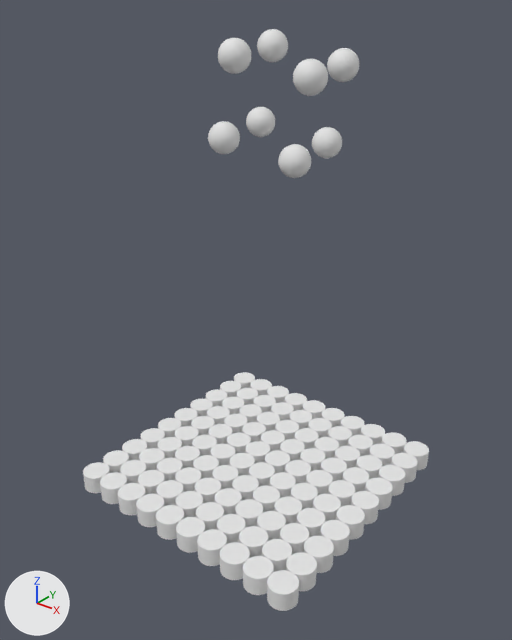
The Blender file blender_sim/main.blend: old version first, new version second.
The view is the same before and after, from a 50 mm lens placed at (0.1868, -0.1347, 0.1754), pointed at (0.0472, 0.0399, 0.0672). The axes (+X, +Y, +Z) are drawn at lower left. The lights are the same throughout.
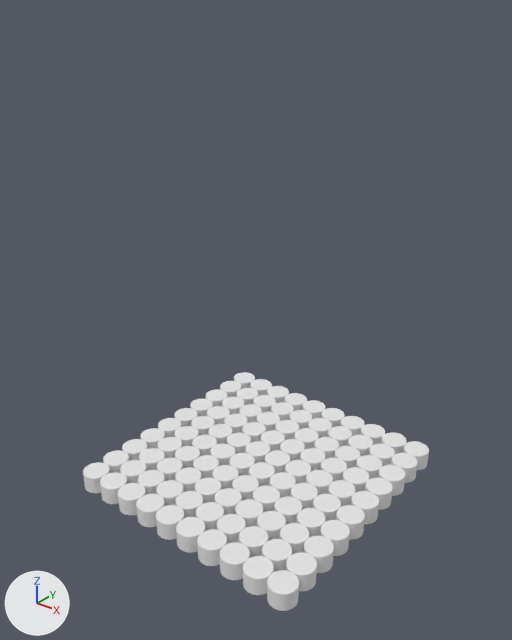
Boxes (x1, y1, x2, y2) around the edits, measured in the pictures (512 x 640 px):
'sphere_4', deleted: before (293, 59, 328, 96)
'sphere_7', deleted: before (218, 38, 251, 74)
'sphere_5', deleted: before (278, 144, 311, 178)
'sphere_0', deleted: before (327, 48, 359, 82)
'sphere_6', deleted: before (208, 121, 240, 154)
'sphere_3', deleted: before (257, 29, 288, 62)
'sphere_1', deleted: before (312, 127, 342, 158)
'sphere_2', deleted: before (246, 107, 275, 137)

The change in detail:
Object 'sphere_0' (ob_sphere_0) is deleted.
Object 'sphere_1' (ob_sphere_1) is deleted.
Object 'sphere_2' (ob_sphere_2) is deleted.
Object 'sphere_3' (ob_sphere_3) is deleted.
Object 'sphere_4' (ob_sphere_4) is deleted.
Object 'sphere_5' (ob_sphere_5) is deleted.
Object 'sphere_6' (ob_sphere_6) is deleted.
Object 'sphere_7' (ob_sphere_7) is deleted.
